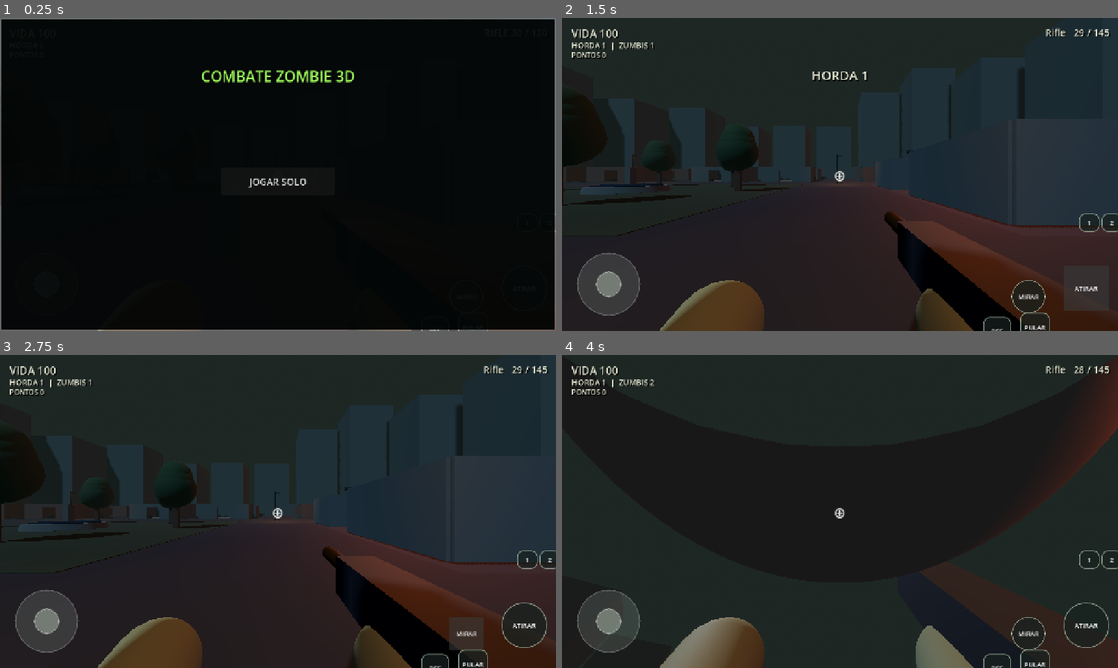
Above: before the commit, frames 1-4 (two rows, left to right).
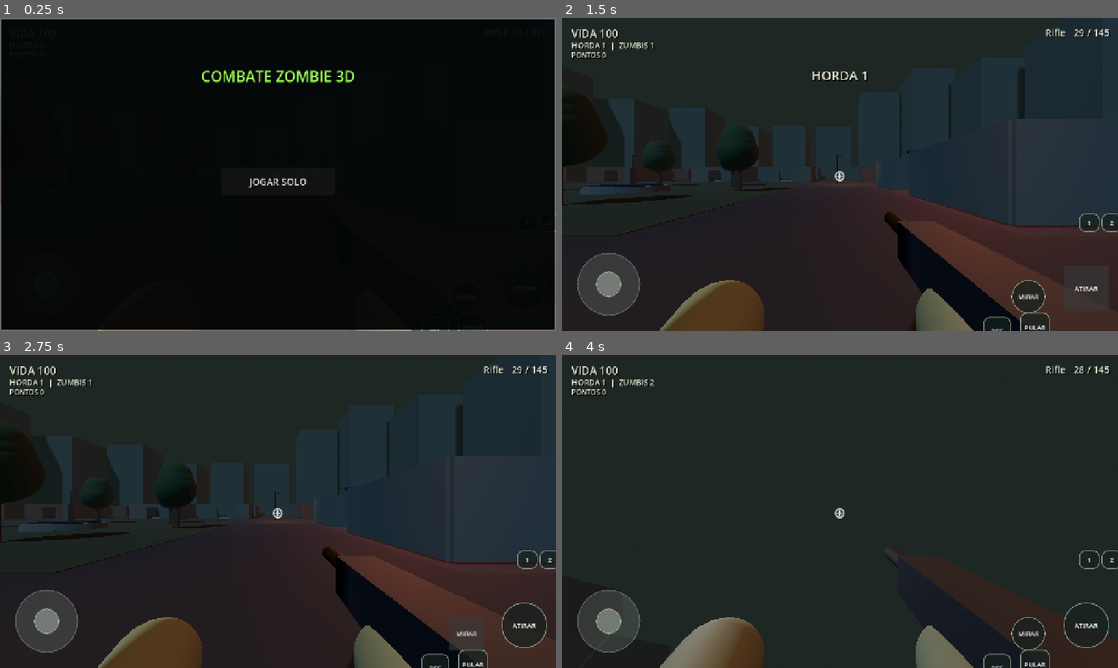
Above: after the commit, the same moments.

Repository: Pedra12/Me-Cobre-Ai
Game: Godot game, scene res://scenes/main.tscn
The game is run twice, just before and just after one commit, with the same random seed, the same clock (stepped at 60 frames per second) and the same inputs.
Inputs (mouse positions are in pixels of both pictures, inside the frame that each line leads up to):
- Up to frame 1 (0.25 s): no input
- Up to frame 2 (1.5 s): click "JOGAR SOLO" at 0.5 s; click "ATIRAR" at 1.25 s
- Up to frame 3 (2.75 s): click "MIRAR" at 2 s
- Up to frame 4 (4 s): click "PULAR" at 2.75 s; tap Enter at 3.5 s; move the mouse to (867, 511) at 3.52 s; hold W (move_forward) from 3.53 s (still down); tap Shift (aim) at 3.6 s; click (867, 511) at 3.67 s; tap Space (jump) at 3.77 s

The runs differ from the first frame. In frame 1, less than 0.1% of the frame differs, in the area x 63-74%, y 99-100%; in frame 2, 2.7%; in frame 3, 2.8%, in the area x 63-100%, y 73-100%; in frame 4, 0.9%.

Commit message:
Corrige tipagem dinâmica e câmera FPS na base Godot

Diff:
--- a/godot/scripts/player.gd
+++ b/godot/scripts/player.gd
@@ -39,6 +39,7 @@
 	body.radius = 0.34
 	body.height = 1.75
 	body_mesh.mesh = body
+	body_mesh.visible = false # FPS: evita que o próprio tronco cubra a câmera.
 	body_mesh.position.y = 0.9
 	body_mesh.material_override = _material(Color(0.20, 0.26, 0.18))
 	add_child(body_mesh)
@@ -47,6 +48,7 @@
 	head_mesh.radius = 0.19
 	head_mesh.height = 0.38
 	head.mesh = head_mesh
+	head.visible = false
 	head.position.y = 1.82
 	head.material_override = _material(Color(0.48, 0.37, 0.29))
 	add_child(head)
